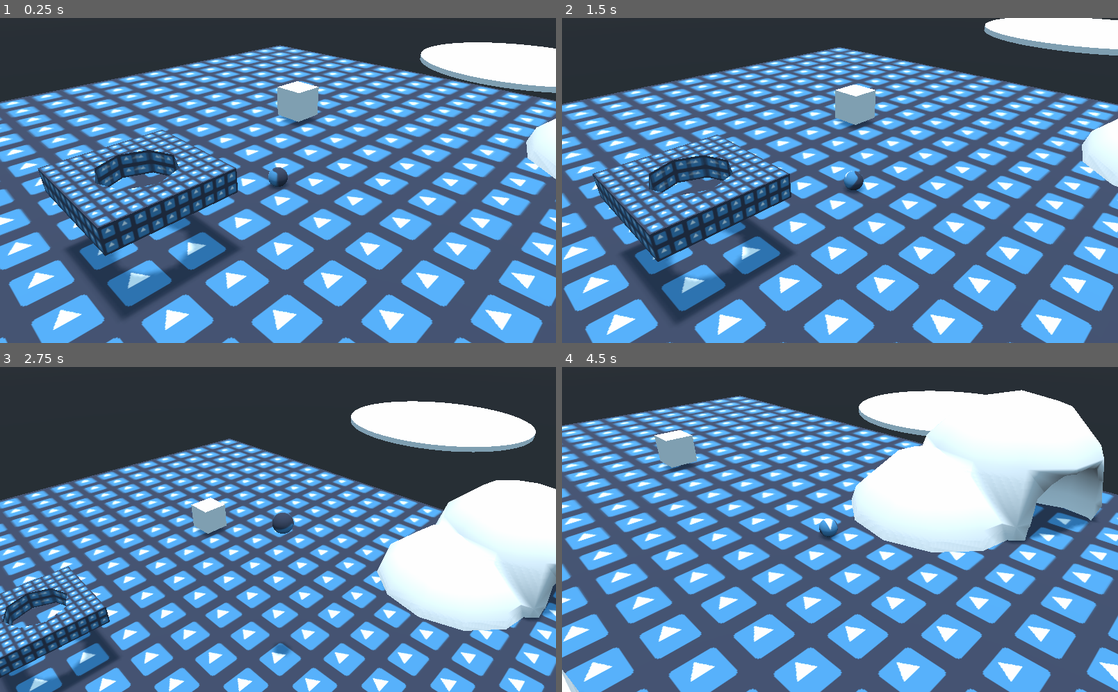
Above: before the commit, frames 1-4 (two rows, left to right).
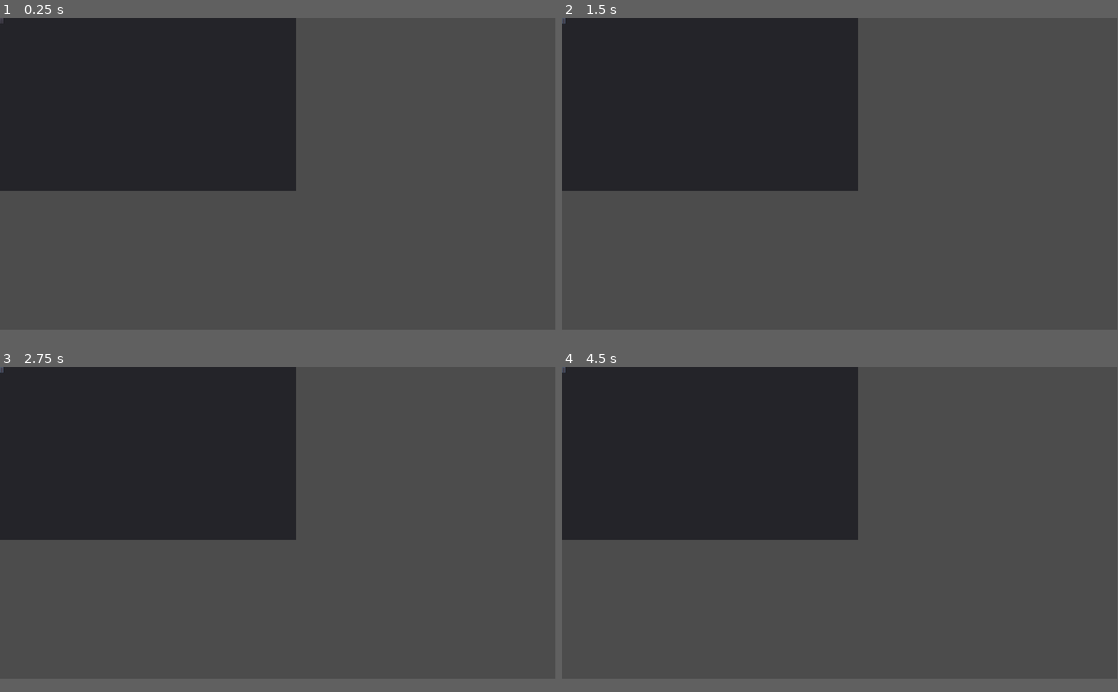
Above: after the commit, the same moments.

Repository: PedroCarbone/Oldies_2do_Parcial
Game: Godot game, scene res://scenes/main_menu/main_menu.tscn
The game is run twice, just before and just after one commit, with the same random seed, the same clock (stepped at 60 frames per second) and the same inputs. Before the commit the project starts from res://scenes/TestLevel.tscn. The engine's default icon, where the game draws it, is replaced by a stand-in: a white triangle on a blue panel in a dark square.
Inputs (mouse positions are in pixels of both pictures, inside the frame that each line leads up to):
- Up to frame 1 (0.25 s): no input
- Up to frame 2 (1.5 s): click (562, 21) at 0.52 s; hold Right (ui_right) from 1.28 s (still down)
- Up to frame 3 (2.75 s): tap Space (ui_select) at 1.52, 2.27 s; release Right (ui_right) at 2.03 s; hold Down (ui_down) from 2.03 s (still down)
- Up to frame 4 (4.5 s): release Down (ui_down) at 2.78 s; hold Right (ui_right) 2.78-3.53 s; hold Up (ui_up) 3.53-4.28 s; tap Space (ui_select) at 3.77 s; hold Left (ui_left) from 4.28 s (still down)
The window is 800x468 before the commit and 799x449 after it. Grey fills any space a smaller window leaves; there, only what the larger window draws over its background counts as a difference.

The runs differ from the first frame. In frame 1, 88% of the frame differs, in the area x 0-100%, y 0-100%; in frame 2, 88%; in frame 3, 82%; in frame 4, 91%.

Commit message:
font added

Diff:
--- a/project.godot
+++ b/project.godot
@@ -11,8 +11,13 @@
 [application]
 
 config/name="TP2 Template"
-run/main_scene="res://scenes/TestLevel.tscn"
+run/main_scene="res://scenes/main_menu/main_menu.tscn"
 config/icon="res://icon.png"
+
+[display]
+
+window/size/width=1920
+window/size/height=1080
 
 [physics]
 
--- /dev/null
+++ b/scenes/main_menu/main_menu.tscn
@@ -0,0 +1,19 @@
+[gd_scene format=2]
+
+[node name="Control" type="Control"]
+anchor_right = 1.0
+anchor_bottom = 1.0
+__meta__ = {
+"_edit_use_anchors_": false
+}
+
+[node name="fondo" type="Panel" parent="."]
+margin_right = 1024.0
+margin_bottom = 600.0
+__meta__ = {
+"_edit_use_anchors_": false
+}
+
+[node name="Button" type="Button" parent="fondo"]
+margin_right = 12.0
+margin_bottom = 20.0
Binary file added: fonts/Square.ttf
